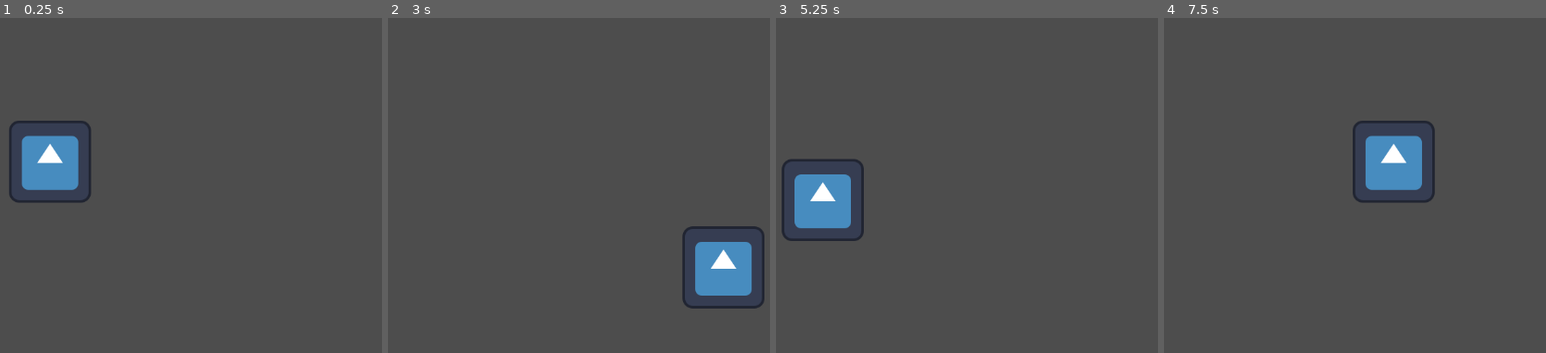
Above: before the commit, frames 1-4 (left to right).
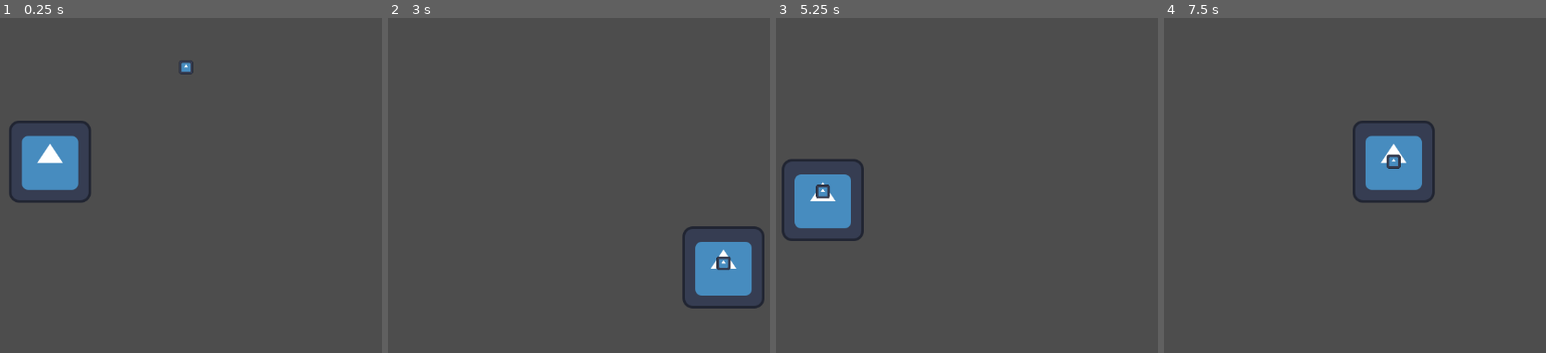
Above: after the commit, the same moments.

Repository: Levysss/prototype-cat
Game: Godot game, scene res://debug.tscn
Two runs of this game, one before a commit and one after it. Both use one fixed random seed, a clock stepped at 60 frames per second and the inputs below. The project has no main scene, so this scene is started directly. The engine's default icon, where the game draws it, is replaced by a stand-in: a white triangle on a blue panel in a dark square.
Inputs (mouse positions are in pixels of both pictures, inside the frame that each line leads up to):
- Up to frame 1 (0.25 s): no input
- Up to frame 2 (3 s): tap Enter at 0.5 s; move the mouse to (762, 205) at 0.52 s; hold D (move_right) 0.53-1.28 s; click (762, 205) at 0.67 s; move the mouse to (449, 245) at 1.27 s; hold S (move_down) 1.28-2.03 s; click (449, 245) at 1.42 s; move the mouse to (670, 135) at 2.02 s; hold D (move_right) 2.03-2.78 s; click (670, 135) at 2.17 s; move the mouse to (559, 309) at 2.77 s; hold W (move_up) from 2.78 s (still down); click (559, 309) at 2.92 s
- Up to frame 3 (5.25 s): move the mouse to (outside the picture) at 3.52 s; release W (move_up) at 3.53 s; hold A (move_left) 3.53-5.03 s; click (outside the picture) at 3.67 s; move the mouse to (outside the picture) at 4.27 s; click (outside the picture) at 4.42 s; move the mouse to (1024, 225) at 5.02 s; hold S (move_down) from 5.03 s (still down); click (1024, 225) at 5.17 s
- Up to frame 4 (7.5 s): move the mouse to (1263, 121) at 5.77 s; release S (move_down) at 5.78 s; hold D (move_right) 5.78-6.53 s; click (1263, 121) at 5.92 s; move the mouse to (1538, 205) at 6.52 s; hold W (move_up) 6.53-7.28 s; click (1538, 205) at 6.67 s; move the mouse to (1225, 245) at 7.27 s; hold D (move_right) from 7.28 s (still down); click (1225, 245) at 7.42 s

The runs differ from the first frame. In frame 1, 0.1% of the frame differs, in the area x 46-51%, y 12-17%; in frame 2, 0.2%, in the area x 85-90%, y 70-76%; in frame 3, 0.1%; in frame 4, 0.1%.

Commit message:
começando à atirar

Diff:
--- /dev/null
+++ b/prototype-cat/Prefabs/Bullet.tscn
@@ -0,0 +1,18 @@
+[gd_scene format=3 uid="uid://d042gf4dedelh"]
+
+[ext_resource type="Script" uid="uid://cglnthah5ufbj" path="res://Script/Bullet.gd" id="1_pv5ng"]
+[ext_resource type="Texture2D" uid="uid://hs5fuv517pf4" path="res://icon.svg" id="2_ossmt"]
+
+[sub_resource type="RectangleShape2D" id="RectangleShape2D_2dd1r"]
+
+[node name="Node2D" type="Node2D" unique_id=1922322494]
+script = ExtResource("1_pv5ng")
+
+[node name="Area2D" type="Area2D" parent="." unique_id=88245610]
+
+[node name="CollisionShape2D" type="CollisionShape2D" parent="Area2D" unique_id=2071570865]
+shape = SubResource("RectangleShape2D_2dd1r")
+
+[node name="Sprite2D" type="Sprite2D" parent="." unique_id=1232112881]
+scale = Vector2(0.165, 0.165)
+texture = ExtResource("2_ossmt")
--- /dev/null
+++ b/prototype-cat/Script/Bullet.gd
@@ -0,0 +1,15 @@
+extends Node2D
+
+var direcao
+# Called when the node enters the scene tree for the first time.
+func _ready() -> void:
+	pass # Replace with function body.
+
+func _physics_process(delta: float) -> void:
+	direcao = Vector2.UP.rotated(rotation)
+	position += direcao * 500 * delta
+	pass
+# Called every frame. 'delta' is the elapsed time since the previous frame.
+func _process(delta: float) -> void:
+
+	pass
--- a/prototype-cat/Script/IdleState.gd
+++ b/prototype-cat/Script/IdleState.gd
@@ -8,7 +8,8 @@
 	pass
 
 func update(delta:float) -> void:
-	print("Parado")
+	#Sprint("Parado")
+	pass
 
 
 func fixed_update(delta:float) -> void:
--- a/prototype-cat/Script/Player.gd
+++ b/prototype-cat/Script/Player.gd
@@ -1,7 +1,11 @@
 extends CharacterBody2D
 class_name Player
 
+@onready var bulletPool = $"../BulletsPool"
+
+var cowldownToFire = 0
 var speed = 300
+var bullet = preload("res://Prefabs/Bullet.tscn")
 
 var state_machine:StateMachine
 # Called when the node enters the scene tree for the first time.
@@ -14,9 +18,30 @@
 # Called every frame. 'delta' is the elapsed time since the previous frame.
 func _process(delta: float) -> void:
 	state_machine._process(delta)
-
+	aim(delta)
 	pass
 
 func _physics_process(delta: float) -> void:
 	state_machine._physics_process(delta)
 	move_and_slide()
+
+func aim(delta:float):
+
+	var mouse_position = get_global_mouse_position()
+	var player_position = position
+	var direction = player_position - mouse_position
+	direction.normalized()
+	#print(direction.normalized())
+	if (Input.is_mouse_button_pressed(MOUSE_BUTTON_LEFT)):
+		if (cowldownToFire >0):
+			cowldownToFire -=delta
+		if (cowldownToFire <=0):
+			cowldownToFire = 0.2
+			var objectBullet = bullet.instantiate()
+			objectBullet.position = position
+			bulletPool.add_child(objectBullet)
+
+		print("click")
+
+
+	pass
--- a/prototype-cat/Script/WalkState.gd
+++ b/prototype-cat/Script/WalkState.gd
@@ -9,7 +9,7 @@
 	pass
 
 func update(delta:float) -> void:
-	print("Andando")
+	#print("Andando")
 	pass
 
 func fixed_update(delta:float) -> void:
--- a/prototype-cat/debug.tscn
+++ b/prototype-cat/debug.tscn
@@ -2,6 +2,7 @@
 
 [ext_resource type="Texture2D" uid="uid://hs5fuv517pf4" path="res://icon.svg" id="1_1uwqr"]
 [ext_resource type="Script" uid="uid://pjv8da24t4o5" path="res://Script/Player.gd" id="1_lvjdj"]
+[ext_resource type="PackedScene" uid="uid://d042gf4dedelh" path="res://Prefabs/Bullet.tscn" id="3_rdi1l"]
 
 [sub_resource type="RectangleShape2D" id="RectangleShape2D_lvjdj"]
 size = Vector2(125, 119)
@@ -18,3 +19,8 @@
 
 [node name="Sprite2D" type="Sprite2D" parent="Player" unique_id=439406290]
 texture = ExtResource("1_1uwqr")
+
+[node name="Bullet" parent="." unique_id=1922322494 instance=ExtResource("3_rdi1l")]
+position = Vector2(538, 202)
+
+[node name="BulletsPool" type="Node2D" parent="." unique_id=1939336325]
--- a/prototype-cat/project.godot
+++ b/prototype-cat/project.godot
@@ -11,7 +11,7 @@
 [application]
 
 config/name="prototypeCat"
-config/features=PackedStringArray("4.6", "Forward Plus")
+config/features=PackedStringArray("4.7", "Forward Plus")
 config/icon="res://icon.svg"
 
 [input]
Not shown, added: prototype-cat/Script/Bullet.gd.uid
